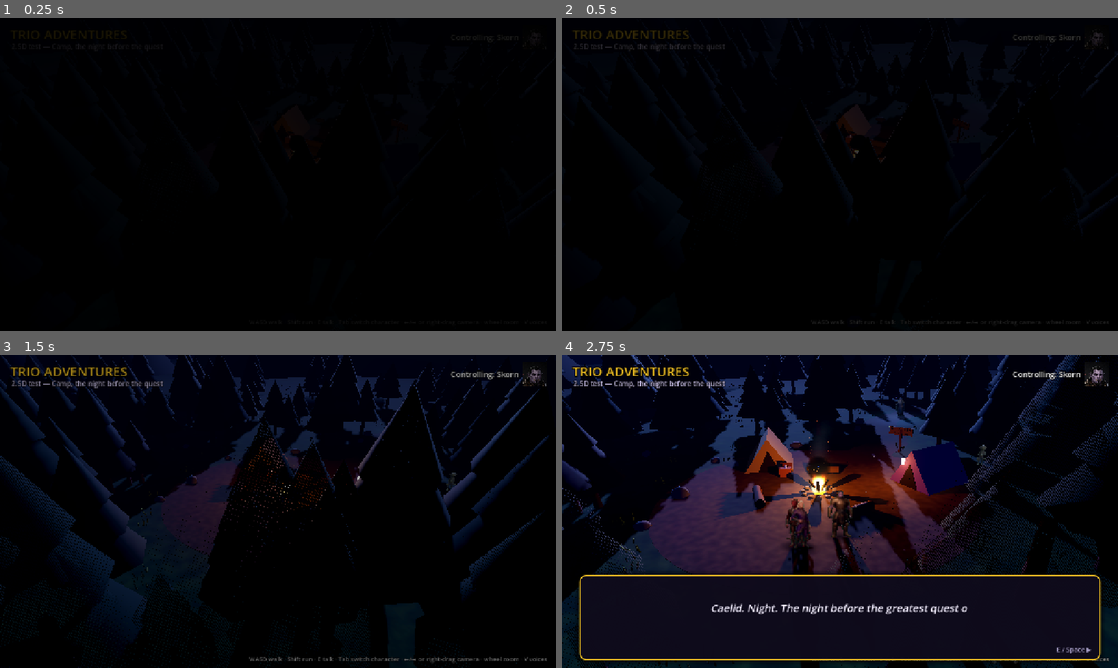
Above: before the commit, frames 1-4 (two rows, left to right).
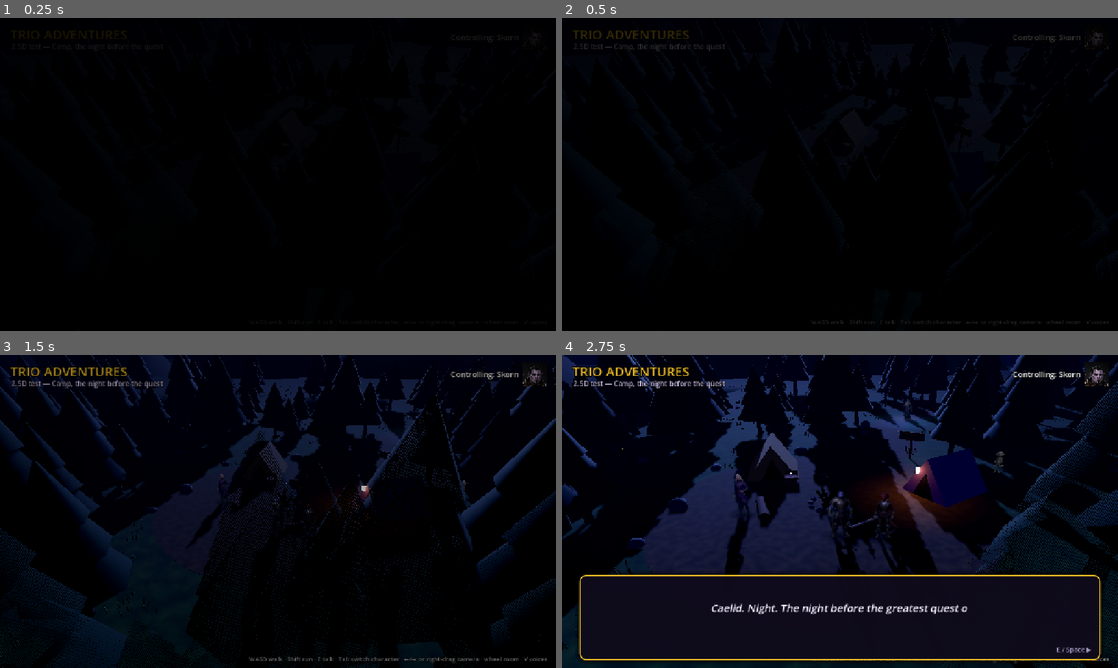
Above: after the commit, the same moments.

Repository: aydenit247/Trio-Adventures
Game: Godot game, scene res://main.tscn
The game is run twice, just before and just after one commit, with the same random seed, the same clock (stepped at 60 frames per second) and the same inputs.
Inputs (mouse positions are in pixels of both pictures, inside the frame that each line leads up to):
- Up to frame 1 (0.25 s): no input
- Up to frame 2 (0.5 s): no input
- Up to frame 3 (1.5 s): tap Enter at 0.5 s; move the mouse to (400, 495) at 0.52 s; hold D (move_right) 0.53-1.25 s; hold Right (cam_right) 0.53-1.25 s; click (400, 495) at 0.67 s; tap Space at 0.77, 1.07 s; tap E (interact) at 0.8 s; drag from (166, 527) to (250, 574) at 1.27 s
- Up to frame 4 (2.75 s): move the mouse to (895, 442) at 2.02 s; hold D (move_right) from 2.03 s (still down); hold Shift (run) from 2.03 s (still down); tap Tab (switch) at 2.3 s

The runs differ from the first frame. In frame 1, less than 0.1% of the frame differs, in the area x 52-53%, y 42-44%; in frame 2, 0.2%; in frame 3, 17%; in frame 4, 26%, in the area x 0-100%, y 0-100%.

Commit message:
Godot test: make Scene 1 playable (grab the map from the bag, burn it, then free roam)
Co-Authored-By: Claude Opus 5.5 <noreply@anthropic.com>
Claude-Session: https://claude.ai/code/session_01HdXANjQB24G9GX4q77Lies

Diff:
--- a/godot/scripts/camp_script.gd
+++ b/godot/scripts/camp_script.gd
@@ -6,12 +6,72 @@
 # Ebain's own lines are tagged  # Ebain   and Claude's drafts  # DRAFT.
 extends RefCounted
 
+# ---------------- Scene 1, playable: "The Map" ----------------
+# Same beats as the web game's scene1_the_map.js, but you walk Skorn to the bag and the fire yourself.
 const INTRO := [
 	{ "who": "narrator", "line": "Caelid. Night. The night before the greatest quest of their lives." }, # Ebain
 	{ "who": "narrator", "line": "The quest for the metocy." }, # Ebain
-	{ "who": "narrator", "line": "(2.5D test — WASD to walk, E to talk, Tab to switch who you control.)" },
+	{ "who": "lykor", "mood": "flattered", "line": "Dat metocy gon be gah tomorrow, on the absolute." }, # Ebain
+	{ "who": "xylo", "line": "On my Dragon Mama it is." }, # Ebain
+	{ "who": "skorn", "line": "Man, it's about cold as a motherfucker. We could get the fire going, though." }, # Ebain
+	{ "who": "lykor", "line": "Aight bet. But don't touch my bag, though." }, # Ebain
+	{ "who": "skorn", "line": "Why would I touch yo bag, mud?" }, # DRAFT
+	{ "who": "skorn", "thought": true, "line": "Alright, where the fuck is some fire starter? I'm tryna get this bitch going." }, # Ebain
+	{ "who": "skorn", "thought": true, "line": "Man, fuck this jit Lykor. He probably got some gas fire starter in his bag." }, # Ebain
+	{ "who": "narrator", "line": "(WASD to walk, E to interact. Get the fire going.)" },
 ]
 
+# Before the fire: walking up to the bag
+const BAG_GRAB := [
+	{ "do": "grab_map" },
+	{ "who": "narrator", "line": "Skorn got: Important-Looking Paper." }, # Ebain
+	{ "who": "narrator", "line": "It reads: \"M̷Ꭺ̵Ꮲ̶ ̸Ƭ̷Ө̴ ̵Ƭ̶Ң̸Ɛ̷ ̴M̵Ɛ̶Ƭ̸Ө̷C̴Ɏ̵\" (Skorn cannot read)" }, # Ebain
+	{ "who": "skorn", "thought": true, "line": "Bunch of squiggly ass lines. Yeah, that's fire starter." }, # DRAFT
+]
+
+# Using the paper on the fire pit — the rest of Scene 1
+const BURN := [
+	{ "do": "burn_map" },
+	{ "who": "lykor", "line": "Damn, you started that up quick. Good shit, dude." }, # Ebain
+	{ "who": "skorn", "mood": "smug", "line": "Yeah, I just used the paper that was in your bag. I don't know why you said I couldn't use your bag." }, # Ebain
+	{ "who": "lykor", "line": "Say you swear to the absolute." }, # Ebain
+	{ "who": "skorn", "mood": "confused", "line": "What? What are you talking about, mud?" }, # Ebain
+	{ "do": "freakout" },
+	{ "who": "lykor", "mood": "shocked", "line": "BRO. THAT WAS THE MAP TO THE METOCY. THE ONLY MAP." }, # DRAFT
+	{ "who": "xylo", "mood": "vision", "line": "On my Dragon Mama... I seen this in a vision. I just ain't think it'd be this dumb." }, # DRAFT
+	{ "who": "skorn", "mood": "angry", "line": "Then why the fuck you leave it in a bag?! Bags is for fire starter!" }, # DRAFT
+	{ "who": "lykor", "mood": "angry", "line": "Bags is for MAPS, Skorn!" }, # DRAFT
+	{ "who": "skorn", "line": "Not no more." }, # DRAFT
+	{ "who": "xylo", "line": "Chill. Them goblins up north know every road in Caelid. We just ask them." }, # DRAFT
+	{ "who": "lykor", "line": "Bet. We leave at sunrise. And nobody touch NOTHING." }, # DRAFT
+	{ "do": "party_up" },
+	{ "who": "narrator", "line": "(Explore the camp. Tab switches who you control.)" },
+]
+
+# Before the fire is lit
+const PRE_FIRE := {
+	"pit": [
+		{ "who": "skorn", "thought": true, "line": "Can't start a fire with nothing. Need some fire starter." }, # DRAFT
+	],
+	"pit_with_map": BURN,
+	"bag": BAG_GRAB,
+	"lykor": [
+		{ "who": "lykor", "line": "Aight bet. But don't touch my bag, though." }, # Ebain
+	],
+	"xylo": [
+		{ "who": "xylo", "line": "On my Dragon Mama it is." }, # Ebain
+		{ "who": "skorn", "thought": true, "line": "…He don't got no fire starter. He got a book." }, # DRAFT
+	],
+	"tent": [
+		{ "who": "skorn", "thought": true, "line": "Ain't no fire starter in the tent. Just Xylo's lore books. Too heavy to burn." }, # DRAFT
+	],
+	"goblin": [
+		{ "who": "goblin", "line": "Ayo. Y'all got a light?" }, # DRAFT
+		{ "who": "skorn", "mood": "angry", "line": "Do it LOOK like we got a light?" }, # DRAFT
+	],
+}
+
+# ---------------- After the fire (free roam) ----------------
 # Talking to a party member who isn't the one you're controlling
 const TALK := {
 	"lykor": [
--- a/godot/scripts/main.gd
+++ b/godot/scripts/main.gd
@@ -44,6 +44,18 @@
 var goblin_timer := 0.0
 var rng := RandomNumberGenerator.new()
 var shots_mode := false
+# Scene 1 progress: "start" (no fire) → "has_map" (carrying the paper) → "lit" (free roam)
+var stage := "start"
+var flames: CPUParticles3D
+var embers: CPUParticles3D
+var smoke: CPUParticles3D
+var coal_mat: StandardMaterial3D
+var scrap_mesh: MeshInstance3D
+var amb: Ambience
+var paper: Sprite3D
+var objective_lbl: Label
+var shake := 0.0
+var fire_base := 0.0
 
 func _ready() -> void:
 	rng.seed = 7
@@ -56,9 +68,10 @@
 	_build_fire()
 	_build_characters()
 	_build_ui()
-	var amb := Ambience.new()
+	amb = Ambience.new()
 	add_child(amb)
 	amb.setup(FIRE_POS)
+	amb.fire_player.volume_db = -80.0
 	cam_target = leader.global_position
 	shots_mode = "--shots" in OS.get_cmdline_user_args()
 	if shots_mode:
@@ -361,7 +374,8 @@
 	sm.emission_enabled = true
 	sm.emission = Color(1.0, 0.35, 0.1)
 	sm.emission_energy_multiplier = 0.6
-	Util.add_mesh(self, scrap, sm, Vector3(1.3, 0.03, 0.9), Vector3(0, 0.7, 0))
+	scrap_mesh = Util.add_mesh(self, scrap, sm, Vector3(1.3, 0.03, 0.9), Vector3(0, 0.7, 0))
+	scrap_mesh.visible = false
 
 	# Sign at the start of the dark path
 	var post := BoxMesh.new()
@@ -443,57 +457,65 @@
 	coal_m.emission = Color(1.0, 0.35, 0.08)
 	coal_m.emission_energy_multiplier = 2.5
 	Util.add_mesh(self, coal, coal_m, FIRE_POS + Vector3(0, 0.06, 0))
-
-	var flames := CPUParticles3D.new()
-	flames.amount = 80
-	flames.lifetime = 0.9
-	flames.mesh = _quad(0.6, Color.WHITE, true)
-	flames.emission_shape = CPUParticles3D.EMISSION_SHAPE_SPHERE
-	flames.emission_sphere_radius = 0.22
-	flames.direction = Vector3.UP
-	flames.spread = 12.0
-	flames.gravity = Vector3(0, 1.8, 0)
-	flames.initial_velocity_min = 0.5
-	flames.initial_velocity_max = 1.2
-	flames.scale_amount_min = 0.6
-	flames.scale_amount_max = 1.25
-	flames.scale_amount_curve = _curve([[0.0, 0.7], [0.25, 1.0], [1.0, 0.1]])
-	flames.color_ramp = _ramp([[0.0, Color(1.0, 0.95, 0.6, 1)], [0.3, Color(1.0, 0.55, 0.12, 0.9)], [0.7, Color(0.8, 0.15, 0.05, 0.5)], [1.0, Color(0.2, 0.05, 0.02, 0)]])
-	flames.position = FIRE_POS + Vector3(0, 0.25, 0)
-	add_child(flames)
-
-	var embers := CPUParticles3D.new()
-	embers.amount = 30
-	embers.lifetime = 2.6
-	embers.mesh = _quad(0.06, Color.WHITE, true)
-	embers.emission_shape = CPUParticles3D.EMISSION_SHAPE_SPHERE
-	embers.emission_sphere_radius = 0.3
-	embers.direction = Vector3.UP
-	embers.spread = 25.0
-	embers.gravity = Vector3(0, 0.4, 0)
-	embers.initial_velocity_min = 1.0
-	embers.initial_velocity_max = 2.4
-	embers.color_ramp = _ramp([[0.0, Color(1, 0.7, 0.3, 1)], [1.0, Color(1, 0.3, 0.1, 0)]])
-	embers.position = FIRE_POS + Vector3(0, 0.4, 0)
-	add_child(embers)
-
-	var smoke := CPUParticles3D.new()
-	smoke.amount = 18
-	smoke.lifetime = 4.0
-	smoke.mesh = _quad(1.2, Color.WHITE, false)
-	smoke.direction = Vector3.UP
-	smoke.spread = 10.0
-	smoke.gravity = Vector3(0.15, 0.25, 0)
-	smoke.initial_velocity_min = 0.4
-	smoke.initial_velocity_max = 0.7
-	smoke.scale_amount_curve = _curve([[0.0, 0.4], [1.0, 1.6]])
-	smoke.color_ramp = _ramp([[0.0, Color(0.2, 0.2, 0.22, 0)], [0.2, Color(0.2, 0.2, 0.22, 0.22)], [1.0, Color(0.2, 0.2, 0.22, 0)]])
-	smoke.position = FIRE_POS + Vector3(0, 1.3, 0)
-	add_child(smoke)
+	coal_mat = coal_m
+	coal_m.emission_energy_multiplier = 0.0
+
+	var flames_p := CPUParticles3D.new()
+	flames_p.amount = 80
+	flames_p.lifetime = 0.9
+	flames_p.mesh = _quad(0.6, Color.WHITE, true)
+	flames_p.emission_shape = CPUParticles3D.EMISSION_SHAPE_SPHERE
+	flames_p.emission_sphere_radius = 0.22
+	flames_p.direction = Vector3.UP
+	flames_p.spread = 12.0
+	flames_p.gravity = Vector3(0, 1.8, 0)
+	flames_p.initial_velocity_min = 0.5
+	flames_p.initial_velocity_max = 1.2
+	flames_p.scale_amount_min = 0.6
+	flames_p.scale_amount_max = 1.25
+	flames_p.scale_amount_curve = _curve([[0.0, 0.7], [0.25, 1.0], [1.0, 0.1]])
+	flames_p.color_ramp = _ramp([[0.0, Color(1.0, 0.95, 0.6, 1)], [0.3, Color(1.0, 0.55, 0.12, 0.9)], [0.7, Color(0.8, 0.15, 0.05, 0.5)], [1.0, Color(0.2, 0.05, 0.02, 0)]])
+	flames_p.position = FIRE_POS + Vector3(0, 0.25, 0)
+	flames_p.emitting = false
+	add_child(flames_p)
+	flames = flames_p
+
+	var embers_p := CPUParticles3D.new()
+	embers_p.amount = 30
+	embers_p.lifetime = 2.6
+	embers_p.mesh = _quad(0.06, Color.WHITE, true)
+	embers_p.emission_shape = CPUParticles3D.EMISSION_SHAPE_SPHERE
+	embers_p.emission_sphere_radius = 0.3
+	embers_p.direction = Vector3.UP
+	embers_p.spread = 25.0
+	embers_p.gravity = Vector3(0, 0.4, 0)
+	embers_p.initial_velocity_min = 1.0
+	embers_p.initial_velocity_max = 2.4
+	embers_p.color_ramp = _ramp([[0.0, Color(1, 0.7, 0.3, 1)], [1.0, Color(1, 0.3, 0.1, 0)]])
+	embers_p.position = FIRE_POS + Vector3(0, 0.4, 0)
+	embers_p.emitting = false
+	add_child(embers_p)
+	embers = embers_p
+
+	var smoke_p := CPUParticles3D.new()
+	smoke_p.amount = 18
+	smoke_p.lifetime = 4.0
+	smoke_p.mesh = _quad(1.2, Color.WHITE, false)
+	smoke_p.direction = Vector3.UP
+	smoke_p.spread = 10.0
+	smoke_p.gravity = Vector3(0.15, 0.25, 0)
+	smoke_p.initial_velocity_min = 0.4
+	smoke_p.initial_velocity_max = 0.7
+	smoke_p.scale_amount_curve = _curve([[0.0, 0.4], [1.0, 1.6]])
+	smoke_p.color_ramp = _ramp([[0.0, Color(0.45, 0.45, 0.5, 0)], [0.3, Color(0.45, 0.45, 0.5, 0.1)], [1.0, Color(0.45, 0.45, 0.5, 0)]])
+	smoke_p.position = FIRE_POS + Vector3(0, 1.3, 0)
+	smoke_p.emitting = false
+	add_child(smoke_p)
+	smoke = smoke_p
 
 	fire_light = OmniLight3D.new()
 	fire_light.light_color = Color(1.0, 0.55, 0.22)
-	fire_light.light_energy = 3.0
+	fire_light.light_energy = 0.0
 	fire_light.omni_range = 14.0
 	fire_light.omni_attenuation = 1.1
 	fire_light.shadow_enabled = true
@@ -503,7 +525,7 @@
 	Util.static_cyl(self, FIRE_POS, 0.85, 1.0)
 
 func _build_characters() -> void:
-	var defs := [["skorn", "Skorn", 1.95, Vector3(2.4, 0, 3.6)], ["lykor", "Lykor", 1.9, Vector3(3.6, 0, 4.6)], ["xylo", "Xylo", 1.95, Vector3(1.2, 0, 4.8)]]
+	var defs := [["skorn", "Skorn", 1.95, Vector3(1.6, 0, 2.4)], ["lykor", "Lykor", 1.9, Vector3(cos(2.5) * 3.7, 0, sin(2.5) * 3.7)], ["xylo", "Xylo", 1.95, Vector3(cos(0.6) * 3.7, 0, sin(0.6) * 3.7)]]
 	for d in defs:
 		var u := Unit.new()
 		add_child(u)
@@ -594,6 +616,13 @@
 	sub.add_theme_color_override("font_outline_color", Color.BLACK)
 	sub.add_theme_constant_override("outline_size", 5)
 	hud.add_child(sub)
+	objective_lbl = Label.new()
+	objective_lbl.position = Vector2(26, 80)
+	objective_lbl.add_theme_font_size_override("font_size", 19)
+	objective_lbl.add_theme_color_override("font_color", Color("#ffdf8a"))
+	objective_lbl.add_theme_color_override("font_outline_color", Color.BLACK)
+	objective_lbl.add_theme_constant_override("outline_size", 6)
+	hud.add_child(objective_lbl)
 
 	var box := HBoxContainer.new()
 	box.anchor_left = 1.0; box.anchor_right = 1.0
@@ -677,7 +706,7 @@
 # ---------------------------------------------------------------- loop
 func _process(delta: float) -> void:
 	t += delta
-	fire_light.light_energy = 3.0 + noise.get_noise_1d(t * 9.0) * 1.0 + noise.get_noise_1d(t * 31.0) * 0.4
+	fire_light.light_energy = fire_base * (1.0 + noise.get_noise_1d(t * 9.0) * 0.33 + noise.get_noise_1d(t * 31.0) * 0.13)
 	_update_camera(delta)
 	var cam_right := cam.global_transform.basis.x
 	cam_right.y = 0.0
@@ -696,6 +725,9 @@
 	leader.record_trail()
 	for u in party:
 		if u == leader:
+			continue
+		if stage != "lit":
+			u.drive(Vector3.ZERO, false, cam_right, delta)
 			continue
 		var tp := u.follow_point(leader, 1.8 * u.follow_slot)
 		var to := tp - u.global_position
@@ -708,6 +740,9 @@
 	_goblin_ai(delta, cam_right)
 	for u in party + [goblin]:
 		u.sprite.modulate = light_at(u.global_position)
+	if paper and paper.visible and paper.get_parent() == party[0]:
+		paper.position.y = 1.15 + sin(t * 3.0) * 0.04
+		paper.modulate = light_at(party[0].global_position)
 
 	interact_cooldown = max(0.0, interact_cooldown - delta)
 	if busy:
@@ -723,7 +758,9 @@
 		if Input.is_action_just_pressed("interact") and interact_cooldown <= 0.0:
 			_start(it)
 			return
-	if Input.is_action_just_pressed("switch"):
+	if Input.is_action_just_pressed("switch") and stage != "lit":
+		_toast("Skorn's on fire duty right now.")
+	elif Input.is_action_just_pressed("switch"):
 		var i := party.find(leader)
 		_set_leader(party[(i + 1) % party.size()])
 		ui_sfx.play()
@@ -731,7 +768,7 @@
 	if Input.is_action_just_pressed("tts"):
 		dialogue.tts_on = not dialogue.tts_on
 		_toast("Voices: %s" % ("ON" if dialogue.tts_on else "OFF"))
-	if not mattias_done and leader.global_position.distance_to(MATTIAS_POS) < 6.5:
+	if stage == "lit" and not mattias_done and leader.global_position.distance_to(MATTIAS_POS) < 6.5:
 		mattias_done = true
 		_mattias_event()
 
@@ -765,6 +802,13 @@
 	var off := Vector3(0, zoom * 0.6, zoom).rotated(Vector3.UP, yaw)
 	cam.global_position = cam_target + off
 	cam.look_at(cam_target + Vector3(0, 1.1, 0), Vector3.UP)
+	if shake > 0.0:
+		shake = max(0.0, shake - delta)
+		cam.h_offset = rng.randf_range(-1, 1) * shake * 0.25
+		cam.v_offset = rng.randf_range(-1, 1) * shake * 0.25
+	else:
+		cam.h_offset = 0.0
+		cam.v_offset = 0.0
 
 func _goblin_ai(delta: float, cam_right: Vector3) -> void:
 	goblin_timer -= delta
@@ -778,11 +822,27 @@
 func _it_pos(it: Dictionary) -> Vector3:
 	return it["node"].global_position if it.has("node") else it["pos"]
 
+func _current_interactables() -> Array:
+	if stage == "lit":
+		var list := interactables.duplicate()
+		for u in party:
+			if u != leader:
+				list.append({ "id": u.id, "label": u.display_name, "verb": "Talk to", "node": u, "h": 2.15, "r": 1.9, "steps": CampScript.TALK[u.id] })
+		return list
+	var pre := CampScript.PRE_FIRE
+	var list2: Array = [
+		{ "id": "pit", "label": "Fire pit", "verb": ("Put the paper in the" if stage == "has_map" else "Look at"), "pos": FIRE_POS, "h": 1.0, "r": 2.3, "steps": pre["pit_with_map"] if stage == "has_map" else pre["pit"] },
+		{ "id": "tent", "label": "Tent", "verb": "Search", "pos": Vector3(-4.6, 0, -3.2), "h": 2.4, "r": 2.6, "steps": pre["tent"] },
+		{ "id": "goblin", "label": "Goblin (Between Jobs)", "verb": "Talk to", "node": goblin, "h": 1.6, "r": 2.2, "steps": pre["goblin"] },
+		{ "id": "lykor", "label": "Lykor", "verb": "Talk to", "node": party[1], "h": 2.15, "r": 1.9, "steps": pre["lykor"] },
+		{ "id": "xylo", "label": "Xylo", "verb": "Talk to", "node": party[2], "h": 2.15, "r": 1.9, "steps": pre["xylo"] },
+	]
+	if stage == "start":
+		list2.append({ "id": "bag", "label": "Lykor's bag", "verb": "Search", "pos": Vector3(-2.7, 0, -1.6), "h": 1.0, "r": 1.6, "steps": pre["bag"] })
+	return list2
+
 func _nearest_interactable() -> Dictionary:
-	var list := interactables.duplicate()
-	for u in party:
-		if u != leader:
-			list.append({ "id": u.id, "label": u.display_name, "verb": "Talk to", "node": u, "h": 2.15, "r": 1.9, "steps": CampScript.TALK[u.id] })
+	var list := _current_interactables()
 	var best := {}
 	var best_d := 999.0
 	var lp := leader.global_position
@@ -815,6 +875,94 @@
 			flags["bag_checked"] = true
 		"mattias_vanish":
 			await _mattias_vanish()
+		"grab_map":
+			await _grab_map()
+		"burn_map":
+			await _burn_map()
+		"freakout":
+			await _freakout()
+		"party_up":
+			stage = "lit"
+			_set_leader(party[0])
+			_objective("Explore the camp. (The goblins are up north.)")
+
+func _objective(text: String) -> void:
+	objective_lbl.text = "Objective: " + text
+	objective_lbl.modulate.a = 0.0
+	create_tween().tween_property(objective_lbl, "modulate:a", 1.0, 0.4)
+
+func _paper_tex() -> ImageTexture:
+	var img := Image.create(64, 48, false, Image.FORMAT_RGBA8)
+	img.fill(Color(0.86, 0.78, 0.6))
+	for y in [10, 18, 26, 34]:
+		for x in range(8, 56):
+			if (x * 7 + y * 3) % 11 < 7:
+				img.set_pixel(x, y + int(sin(x * 0.7) * 2.0), Color(0.3, 0.2, 0.15))
+	for x in 64:
+		img.set_pixel(x, 0, Color(0.5, 0.4, 0.3)); img.set_pixel(x, 47, Color(0.5, 0.4, 0.3))
+	return ImageTexture.create_from_image(img)
+
+func _grab_map() -> void:
+	var sk := party[0]
+	sk.sprite.flip_h = sk.global_position.x > -2.7
+	var tw := create_tween()
+	tw.tween_property(sk.sprite, "scale", Vector3(1.05, 0.85, 1.0), 0.15)
+	tw.tween_property(sk.sprite, "scale", Vector3.ONE, 0.15)
+	await tw.finished
+	paper = Sprite3D.new()
+	paper.texture = _paper_tex()
+	paper.pixel_size = 0.009
+	paper.billboard = BaseMaterial3D.BILLBOARD_ENABLED
+	paper.shaded = false
+	paper.no_depth_test = true
+	paper.position = Vector3(0.45, 1.15, 0.1)
+	sk.add_child(paper)
+	paper.scale = Vector3.ZERO
+	create_tween().tween_property(paper, "scale", Vector3.ONE, 0.25).set_trans(Tween.TRANS_BACK).set_ease(Tween.EASE_OUT)
+	ui_sfx.pitch_scale = 1.3
+	ui_sfx.play()
+	stage = "has_map"
+	_objective("Put the paper in the fire pit.")
+	await get_tree().create_timer(0.3).timeout
+	ui_sfx.pitch_scale = 1.0
+
+func _burn_map() -> void:
+	var sk := party[0]
+	# Paper flies into the pit
+	var start := paper.global_position
+	sk.remove_child(paper)
+	add_child(paper)
+	paper.global_position = start
+	var tw := create_tween()
+	tw.tween_property(paper, "global_position", start.lerp(FIRE_POS, 0.5) + Vector3(0, 1.2, 0), 0.25).set_ease(Tween.EASE_OUT)
+	tw.tween_property(paper, "global_position", FIRE_POS + Vector3(0, 0.2, 0), 0.25).set_ease(Tween.EASE_IN)
+	await tw.finished
+	paper.queue_free()
+	paper = null
+	# IGNITION
+	whoosh_sfx.pitch_scale = 0.6
+	whoosh_sfx.play()
+	shake = 0.6
+	flames.emitting = true
+	embers.emitting = true
+	pass  # smoke disabled (rendered as a dark blob)
+	scrap_mesh.visible = true
+	var lt := create_tween()
+	lt.tween_property(self, "fire_base", 7.0, 0.12)
+	lt.tween_property(self, "fire_base", 3.0, 0.8)
+	create_tween().tween_property(coal_mat, "emission_energy_multiplier", 2.5, 0.6)
+	create_tween().tween_property(amb.fire_player, "volume_db", -4.0, 1.2)
+	objective_lbl.text = ""
+	await get_tree().create_timer(1.3).timeout
+	whoosh_sfx.pitch_scale = 1.0
+
+func _freakout() -> void:
+	shake = 0.35
+	for u in [party[1], party[2]]:
+		var tw := create_tween()
+		tw.tween_property(u.sprite, "position:y", 0.6, 0.15).set_ease(Tween.EASE_OUT)
+		tw.tween_property(u.sprite, "position:y", 0.0, 0.2).set_ease(Tween.EASE_IN)
+	await get_tree().create_timer(0.4).timeout
 
 func _mattias_event() -> void:
 	busy = true
@@ -867,6 +1015,7 @@
 	create_tween().tween_property(self, "target_yaw", 0.0, 4.5).set_trans(Tween.TRANS_SINE)
 	await get_tree().create_timer(1.6).timeout
 	await dialogue.run(CampScript.INTRO, self)
+	_objective("Get the fire going.")
 	busy = false
 	interact_cooldown = 0.3
 
@@ -889,47 +1038,46 @@
 	_set_leader(party[0])
 	cam_target = p
 
+func _advance(n := 1) -> void:
+	for i in n:
+		await _wait(0.5)
+		dialogue._next.emit()
+
 func _shot_tour() -> void:
 	busy = true
-	DisplayServer.tts_stop()
 	dialogue.tts_on = false
+	_objective("Get the fire going.")
+	target_yaw = 0.7
+	zoom = 8.0
 	await _wait(2.0)
-	await _shot("01_camp")
-	target_yaw = 0.8
-	zoom = 6.5
-	_place_party(Vector3(1.8, 0, 2.6))
+	await _shot("01_unlit")
+	# Walk to the bag and grab the paper
+	party[0].global_position = Vector3(-2.0, 0, -0.6)
+	cam_target = party[0].global_position
+	target_yaw = 0.2
+	await _wait(1.5)
+	_start(_current_interactables().filter(func(i): return i["id"] == "bag")[0])
+	await _wait(1.6)
+	await _shot("02_got_paper")
+	await _advance(3)
+	await _wait(0.8)
+	# Carry it to the fire pit
+	party[0].global_position = Vector3(1.4, 0, 1.6)
+	cam_target = party[0].global_position
+	target_yaw = 0.7
+	await _wait(1.5)
+	await _shot("03_carrying")
+	_start(_current_interactables().filter(func(i): return i["id"] == "pit")[0])
+	await _wait(0.75)
+	await _shot("04_ignite")
+	await _wait(1.6)
+	await _shot("05_lit_dialogue")
+	await _advance(5)
+	await _wait(0.6)
+	await _shot("06_freakout")
+	await _advance(8)
 	await _wait(2.0)
-	await _shot("02_close")
-	dialogue.run(CampScript.TALK["lykor"], self)
-	await _wait(2.0)
-	await _shot("03_dialogue")
-	dialogue._next.emit()
-	await _wait(1.2)
-	await _shot("04_choice")
-	dialogue._picked.emit(2)
-	await _wait(0.6)
-	target_yaw = -0.5
-	zoom = 8.0
-	_place_party(GOBLIN_HOME + Vector3(-1.8, 0, 2.2), Vector3(0.6, 0, -0.8).normalized())
-	await _wait(2.2)
-	busy = false
-	await _wait(0.4)
-	await _shot("05_goblin")
-	busy = true
-	target_yaw = 0.0
-	zoom = 9.5
-	_place_party(Vector3(0, 0, -12), Vector3(0, 0, -1))
-	await _wait(2.2)
-	await _shot("06_path")
-	_place_party(Vector3(0, 0, -15.2), Vector3(0, 0, -1))
-	_mattias_event()
-	await _wait(2.4)
-	await _shot("07_mattias")
-	target_yaw = 2.6
-	zoom = 13.0
-	focus_override = Vector3(0, 0, 0)
-	await _wait(2.5)
-	await _shot("08_wide")
+	await _shot("07_free_roam")
 	get_tree().quit()
 
 const SKY_SHADER := """
